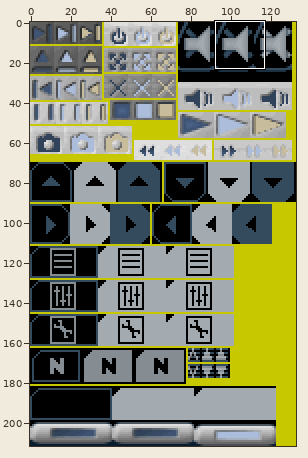
Sprite sheet: src/xitk/skins/xinetic/MainBits2.png. Above: a wide view before the commit, with the close-up outlined.
Close-up. Before the edit:
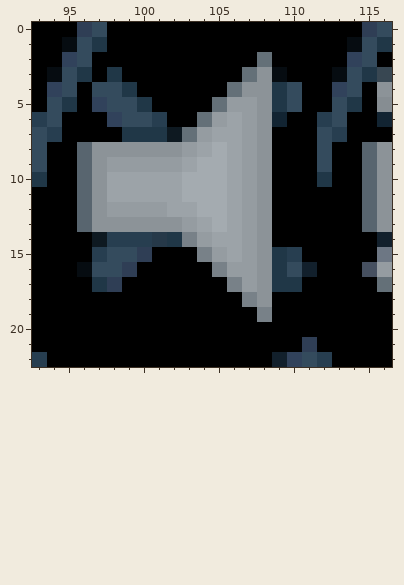
The file is 133x212 pixels. Colours within 5 levels of each other are drawn and written as one. Shown: x 93..116, y 0..22. The commit also changed other parts of the picture, which this record leaves out.
Once edited:
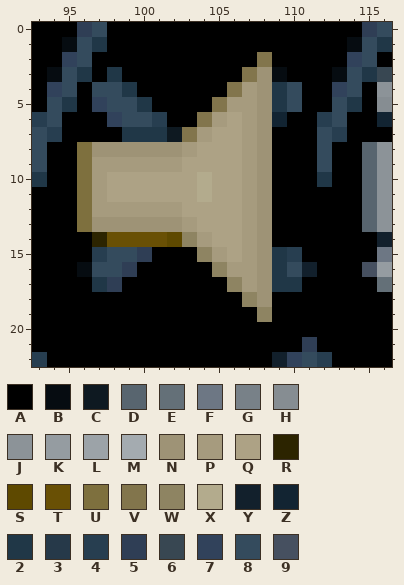
Palette (. is transparent): A #000000  B #060c11  C #0e1921  D #58656f  E #647078  F #6d7784  G #788188  H #868d92  J #8c9398  K #959ca1  L #9ca3a8  M #a4abb0  N #9e9376  P #a69b7e  Q #ada285  R #2c2400  S #5e4900  T #695005  U #7e703e  V #82754c  W #8e8462  X #b3ab8d  Y #12202c  Z #122432  2 #203747  3 #263949  4 #273e50  5 #2f3e55  6 #384752  7 #31425b  8 #344b5d  9 #465060
Edits made:
Changed rows in their new state; - is an unchanged pixel.
first column x 96:
 2 ------------V
 3 -----------VN
 4 ----------VPN
 5 ---------VPPN
 6 --------VPQPN
 7 -------VPQQPN
 8 UNNNNNNPQQQPN
 9 UPPPPPPQQQQPN
10 UPQQQQQQXQQPN
11 UPQQQQQQXQQPN
12 UPPPPPPQQQQPN
13 UNNNNNNPQQQPN
14 -RTTTTSWPQQPN
15 --------WPQPN
16 ---------WPPN
17 ----------WPN
18 -----------WN
19 ------------W
